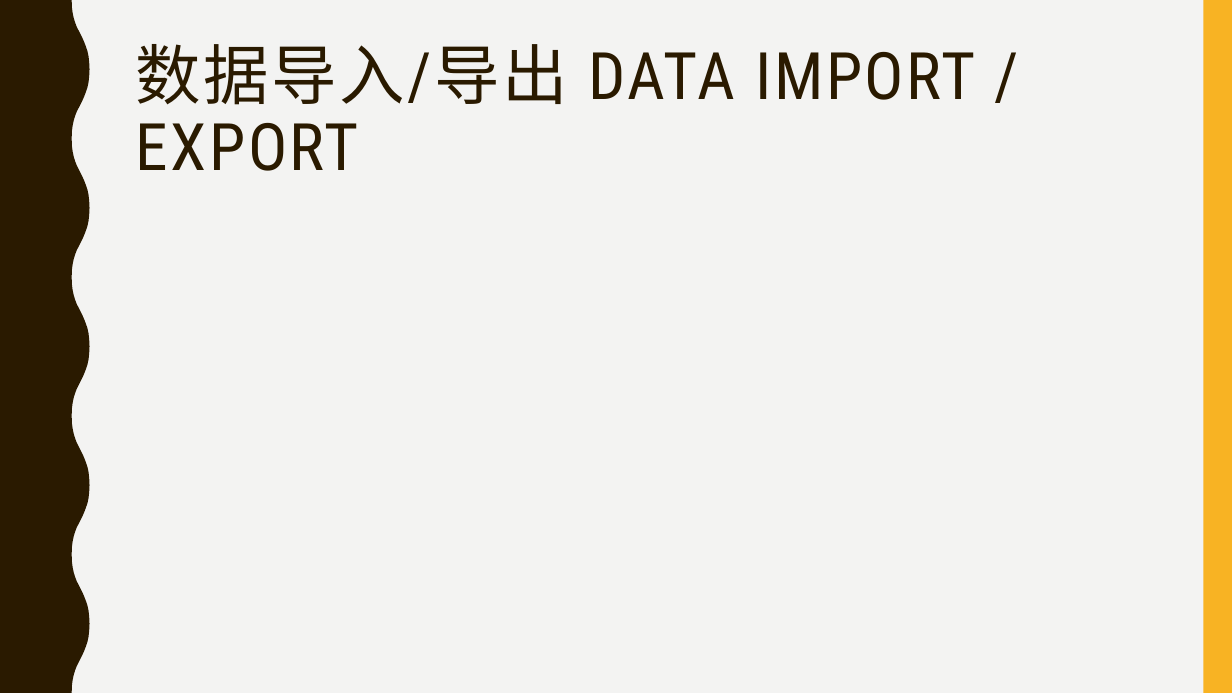
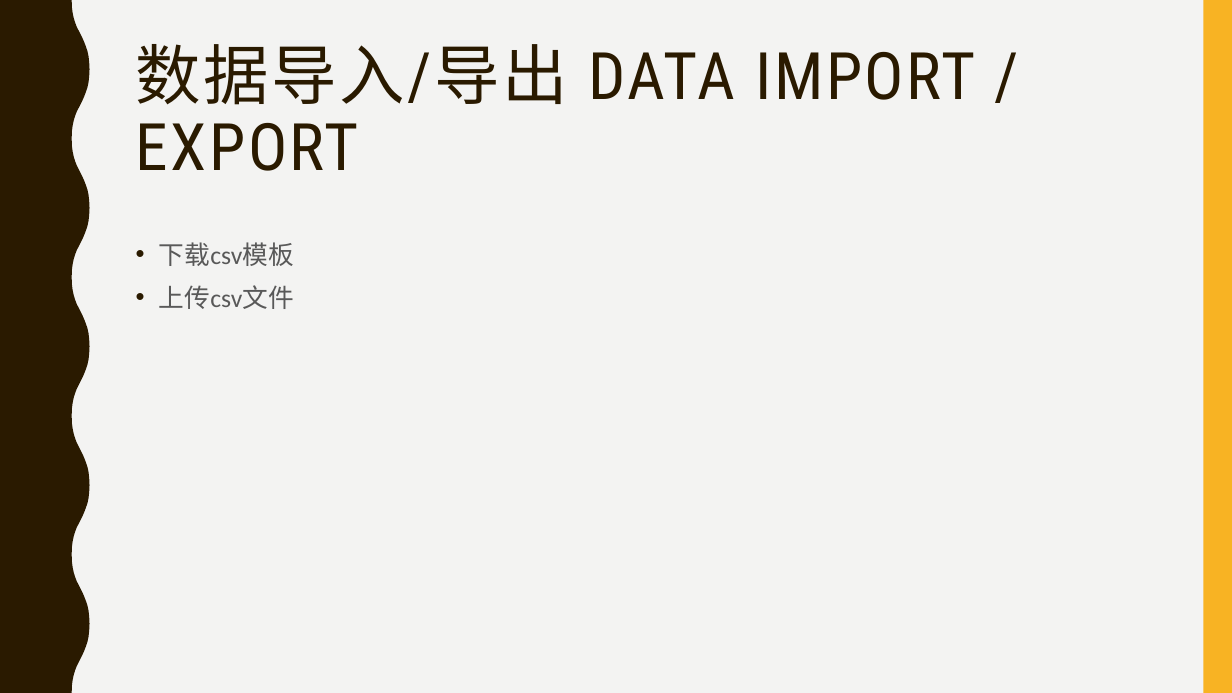
Before and after one commit to payrolls/payrolls.github.io, a slide deck: slide 5 of doc/Payroll Web UI.pptx. Drawn at 1232x693 pixels with LibreOffice and Linux fonts; fonts in the diff are those of the drawing. Boxes give left, top, right and bottom in pixels: in the first picture for what was removed or moved away, otherwise in the second. Text is boxed around its words. In the diff, an @@ line names an element or a change of style, - is before the commit and + after.

```diff
--- a/doc/Payroll Web UI.pptx
+++ b/doc/Payroll Web UI.pptx
@@ text added at [159,242,294,309], 20 pt, text #595959 @@
+• 下载csv模板
+• 上传csv文件
```
Also in this commit, not shown: 4 other slides changed, 1 other file.
